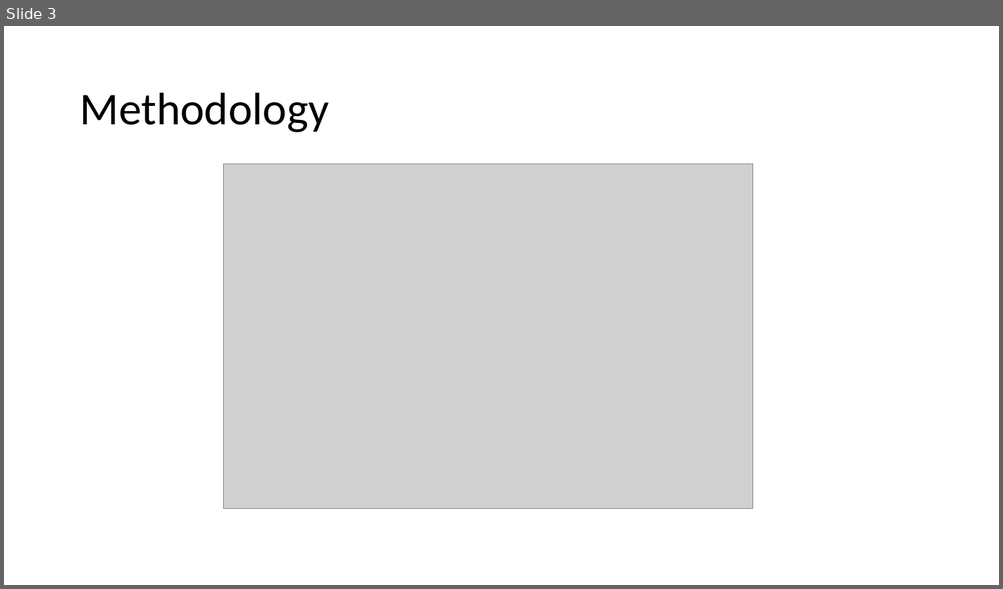
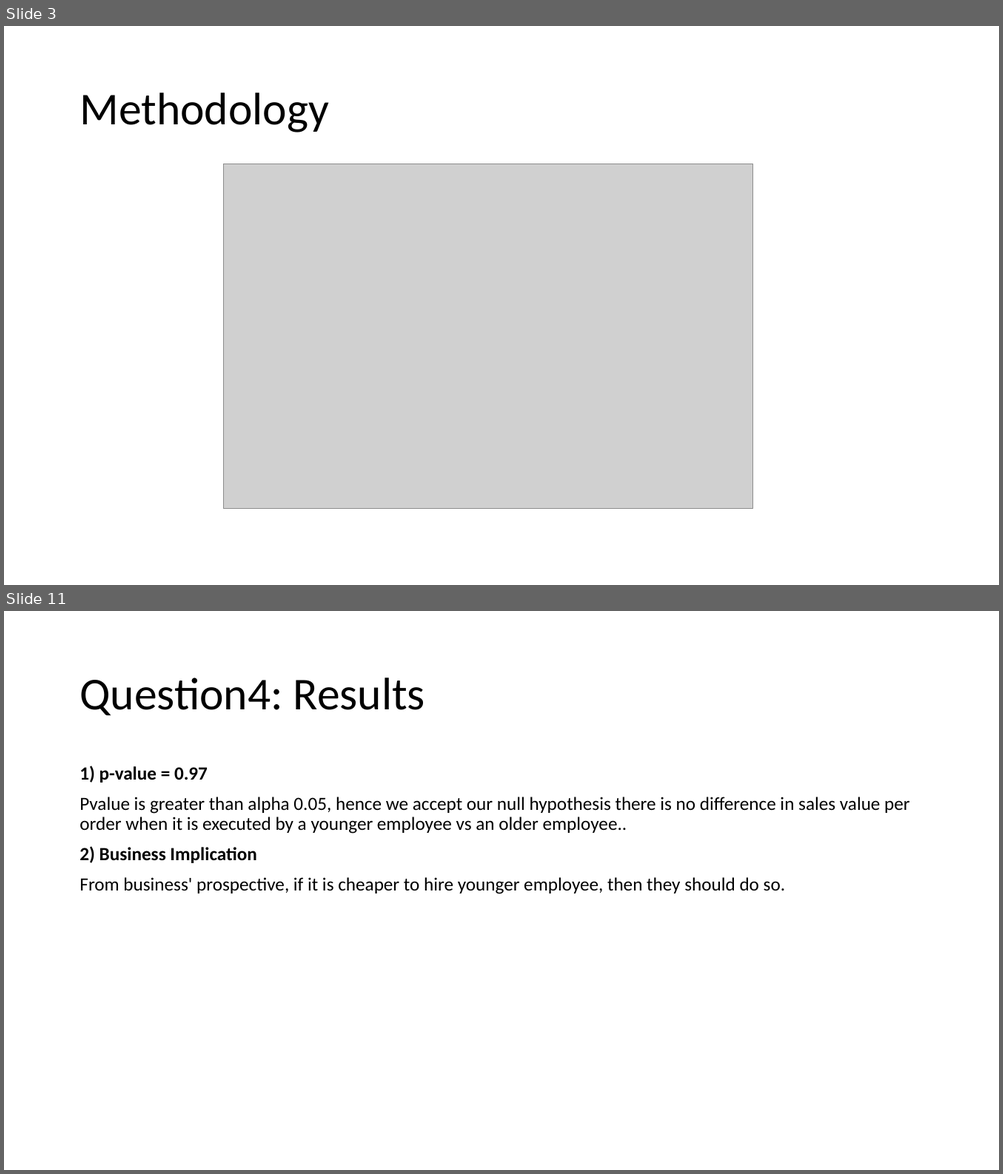
Before and after one commit to alexxlu/dsc-2-final-project-online-ds-pt-100118, a slide deck: Project2 ppt.pptx. Shown one above the other, each under a label of ours: slide 3 before the commit, slides 3 and 11 after it; the slides between them are not shown. The pictures are 1003x589 and 1003x1174 pixels, drawn with LibreOffice and Linux fonts; fonts in the diff are those of the drawing; grey boxes stand for pictures. Boxes give left, top, right and bottom in pixels: in the first picture for what was removed or moved away, otherwise in the second. Text is boxed around its words. In the diff, an @@ line names an element or a change of style, - is before the commit and + after.

```diff
--- a/Project2 ppt.pptx
+++ b/Project2 ppt.pptx
@@ slide 11 added at box(4, 611, 999, 1170), background #FFFFFF @@
@@ title added at box(79, 678, 425, 715), 44 pt, text #000000 @@
+Question4: Results
@@ text added at box(79, 766, 909, 894), 18 pt, text #000000 @@
+1) p-value = 0.97
+Pvalue is greater than alpha 0.05, hence we accept our null hypothesis there is no difference in sales value per order when it is executed by a younger employee vs an older employee..
+2) Business Implication
+From business' prospective, if it is cheaper to hire younger employee, then they should do so.
```
Also in this commit, not shown: 6 slides changed, 3 other slides added, 6 other files.
